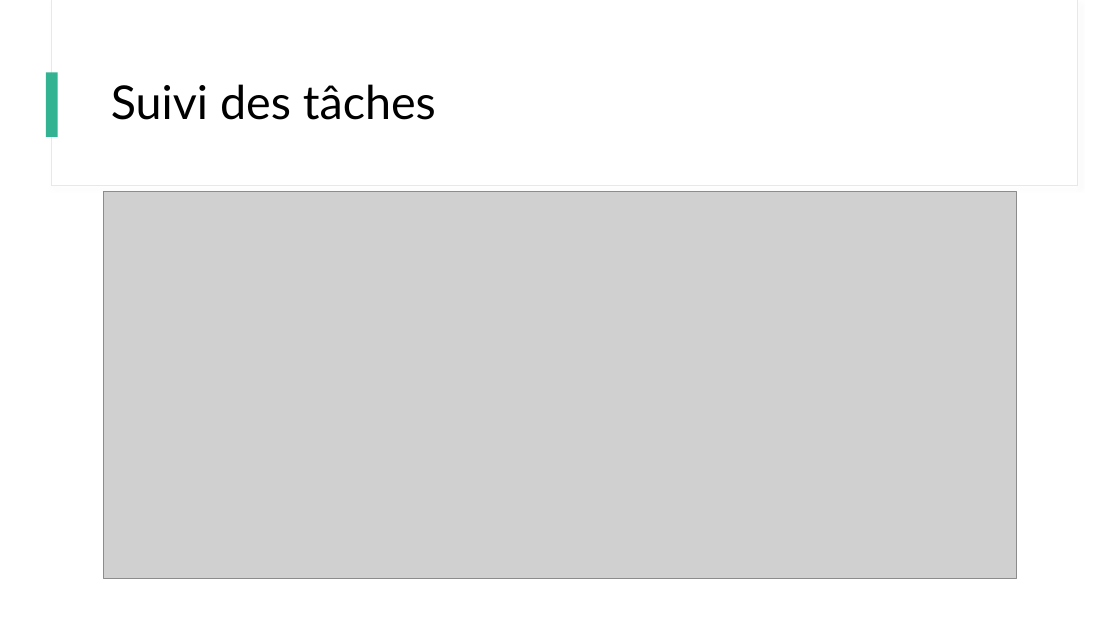
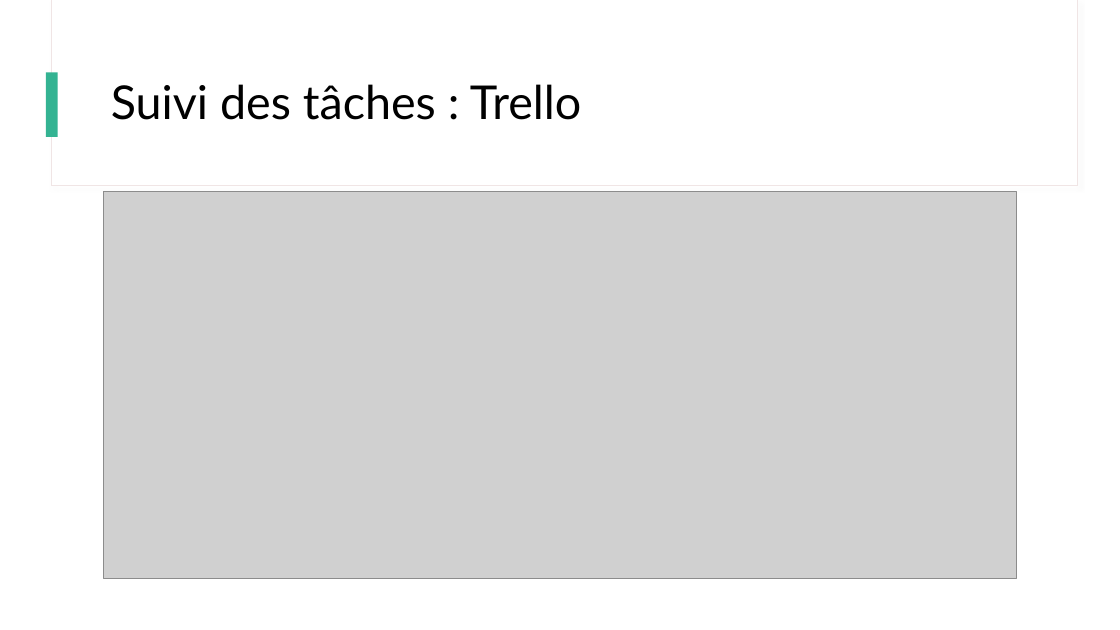
Before and after one commit to emmanuelNono/SiteWeb_Handball, a slide deck: slide 6 of Site web association handball.pptx (slide 7 before the commit). Drawn at 1120x630 pixels with LibreOffice and Linux fonts; fonts in the diff are those of the drawing; grey boxes stand for pictures. Boxes give left, top, right and bottom in pixels: in the first picture for what was removed or moved away, otherwise in the second. Text is boxed around its words. In the diff, an @@ line names an element or a change of style, - is before the commit and + after.

Commit message:
ppt

```diff
--- a/Site web association handball.pptx
+++ b/Site web association handball.pptx
@@ title at [111, 84, 581, 120]: text changed @@
-Suivi des tâches
+Suivi des tâches : Trello
```
Also in this commit, not shown: 1 slide added, 1 slide removed.
